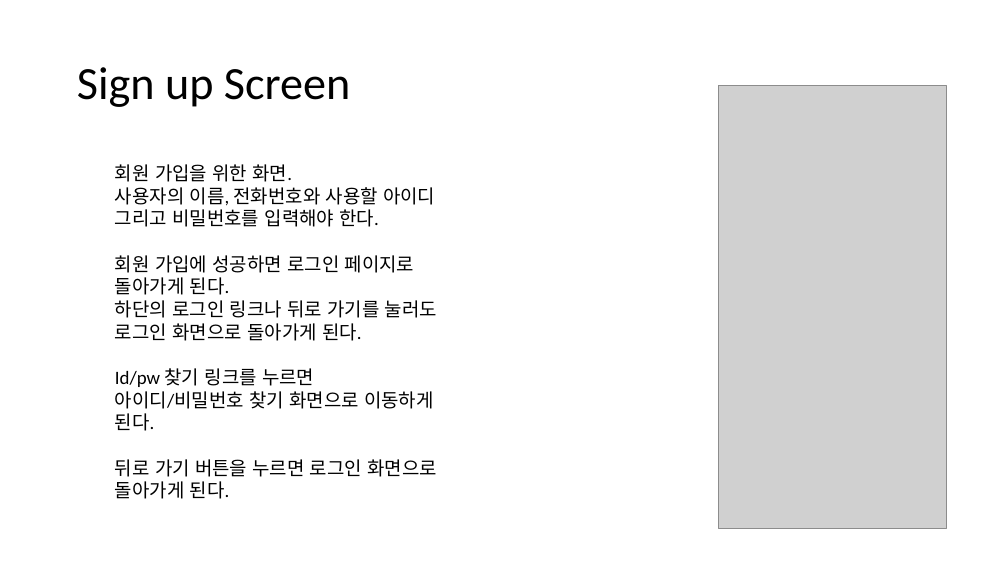
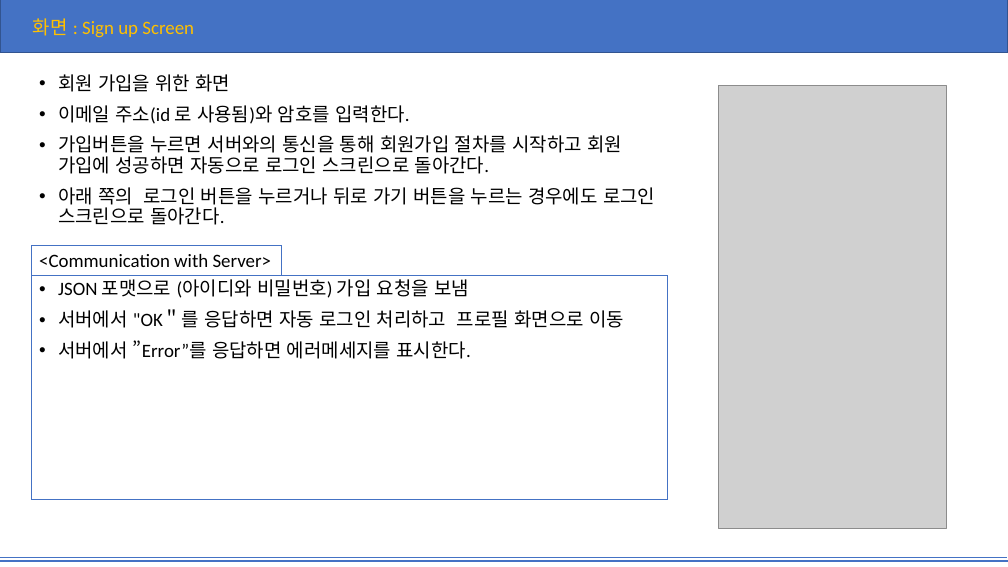
Before and after one commit to yjin910/Technonia_i_app, a slide deck: slide 5 of TEMS.pptx (slide 8 before the commit). Drawn at 1008x567 pixels with LibreOffice and Linux fonts; fonts in the diff are those of the drawing; grey boxes stand for pictures. Boxes give left, top, right and bottom in pixels: in the first picture for what was removed or moved away, otherwise in the second. Text is boxed around its words. In the diff, an @@ line names an element or a change of style, - is before the commit and + after.

```diff
--- a/TEMS.pptx
+++ b/TEMS.pptx
@@ rectangle added at box(0, 0, 1008, 53), fill #4472C4, outline #325491 1 pt @@
@@ text added at box(33, 18, 194, 38), 18 pt, text #FFC000 @@
+화면 : Sign up Screen
@@ text added at box(58, 74, 655, 225), 18 pt, text #000000 @@
+• 회원 가입을 위한 화면
+• 이메일 주소(id 로 사용됨)와 암호를 입력한다.
+• 가입버튼을 누르면 서버와의 통신을 통해 회원가입 절차를 시작하고 회원 가입에 성공하면 자동으로 로그인 스크린으로 돌아간다.
+• 아래 쪽의 로그인 버튼을 누르거나 뒤로 가기 버튼을 누르는 경우에도 로그인 스크린으로 돌아간다.
@@ title removed at box(77, 67, 350, 107) @@
-Sign up Screen
@@ text removed at box(115, 164, 437, 499) @@
-회원 가입을 위한 화면.
-사용자의 이름, 전화번호와 사용할 아이디 그리고 비밀번호를 입력해야 한다.
-회원 가입에 성공하면 로그인 페이지로 돌아가게 된다.
-하단의 로그인 링크나 뒤로 가기를 눌러도 로그인 화면으로 돌아가게 된다.
-Id/pw 찾기 링크를 누르면 아이디/비밀번호 찾기 화면으로 이동하게 된다.
-뒤로 가기 버튼을 누르면 로그인 화면으로 돌아가게 된다.
@@ rectangle added at box(32, 245, 282, 275), outline #4472C4 0.75 pt, 18 pt, text #000000 @@
+<Communication with Server>
@@ rectangle added at box(32, 276, 668, 500), outline #4472C4 0.75 pt, 18 pt, text #000000 @@
+• JSON 포맷으로 (아이디와 비밀번호) 가입 요청을 보냄
+• 서버에서 "OK＂를 응답하면 자동 로그인 처리하고 프로필 화면으로 이동
+• 서버에서 ”Error”를 응답하면 에러메세지를 표시한다.
@@ line added from (0, 557) to (1007, 557), #4472C4 0.5 pt @@
@@ line added from (0, 561) to (1008, 561), #4472C4 2 pt @@
```
Also in this commit, not shown: 35 other slides changed, 3 slides added, 1 slide removed.
